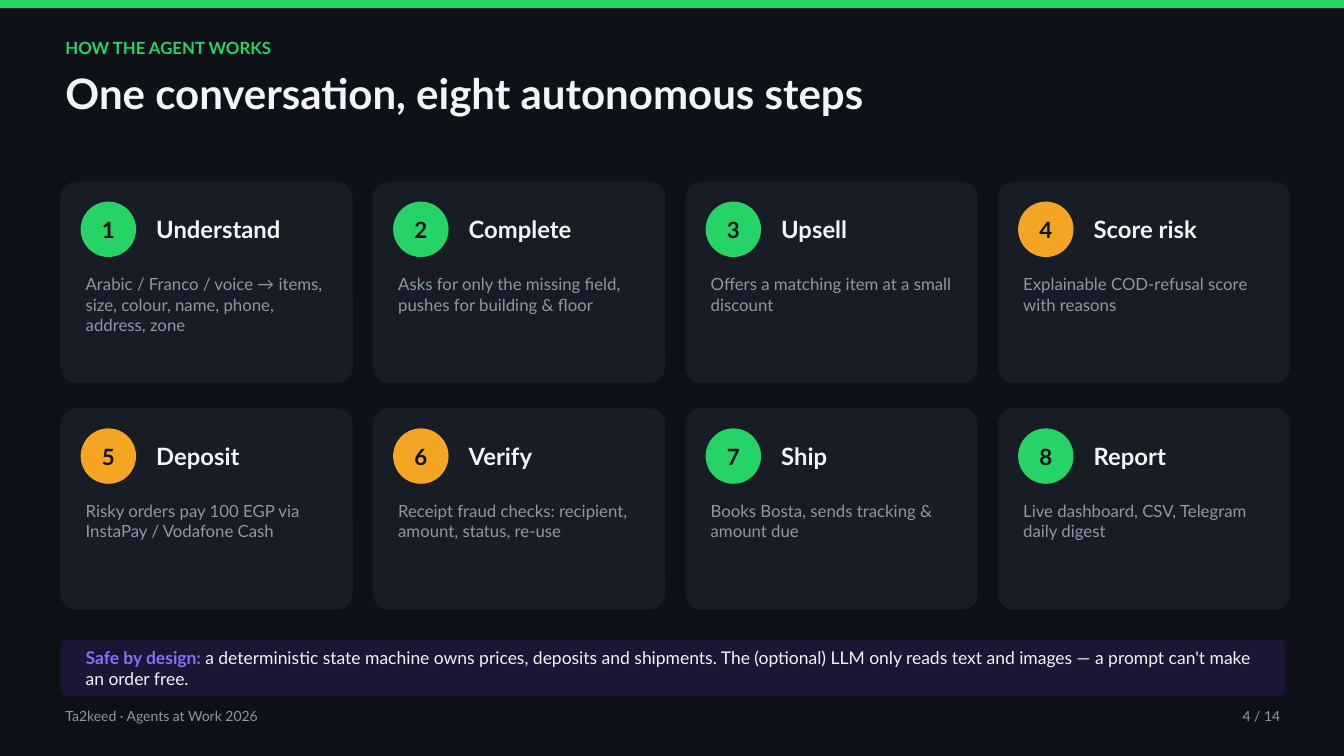
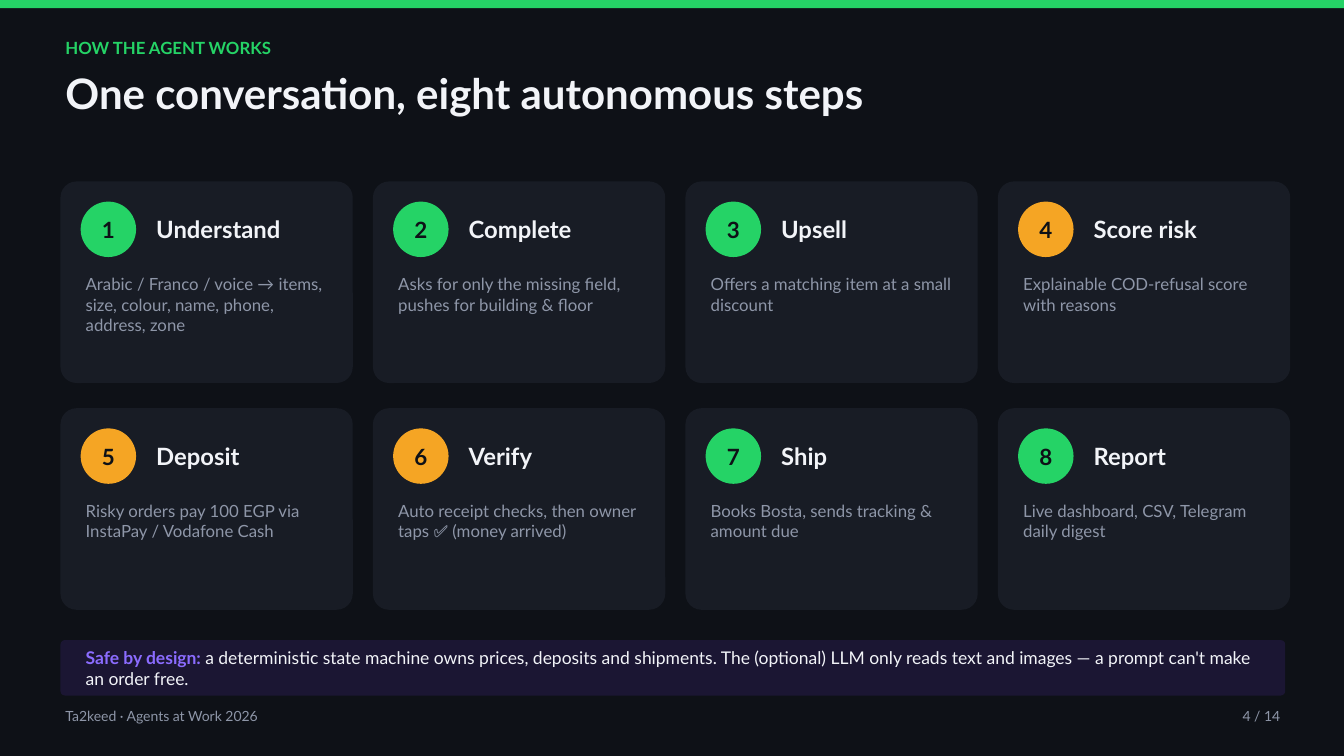
Before and after one commit to MahmoudJimmey/Ta2keed, a slide deck: slide 4 of docs/Ta2keed-impact-slides.pptx. Drawn at 1344x756 pixels with LibreOffice and Linux fonts; fonts in the diff are those of the drawing. Boxes give left, top, right and bottom in pixels: in the first picture for what was removed or moved away, otherwise in the second. Text is boxed around its words. In the diff, an @@ line names an element or a change of style, - is before the commit and + after.

Commit message:
Owner payment confirmation (2nd fraud layer), security hardening, Apple-style redesign
- Receipts that pass automatic checks now wait for the owner: screenshot + details sent to
  Telegram (inline buttons) / WhatsApp (reply buttons or quick-reply template), dashboard card,
  text replies 'تم 1234' / 'لا 1234', reminders at 30 min / 3 h, nothing ships before approval.
  Reused screenshots/references blocked even while pending. Policy toggle in the wizard.
- Secrets encrypted at rest (Fernet), CSP/HSTS/nosniff headers, CSRF same-origin check,
  login rate limit, secure cookies, 0600 files, backup + customer export/erase endpoints.
- New light/dark design system for dashboard, wizard and login; escaped rendering.
- docs/security.md; README, deploy, slides updated. 71 tests.

```diff
--- a/docs/Ta2keed-impact-slides.pptx
+++ b/docs/Ta2keed-impact-slides.pptx
@@ text at (398, 504, 636, 540): text changed @@
-Receipt fraud checks: recipient, amount, status, re-use
+Auto receipt checks, then owner taps ✅ (money arrived)
```
Also in this commit, not shown: 4 other slides changed, 42 other files.
